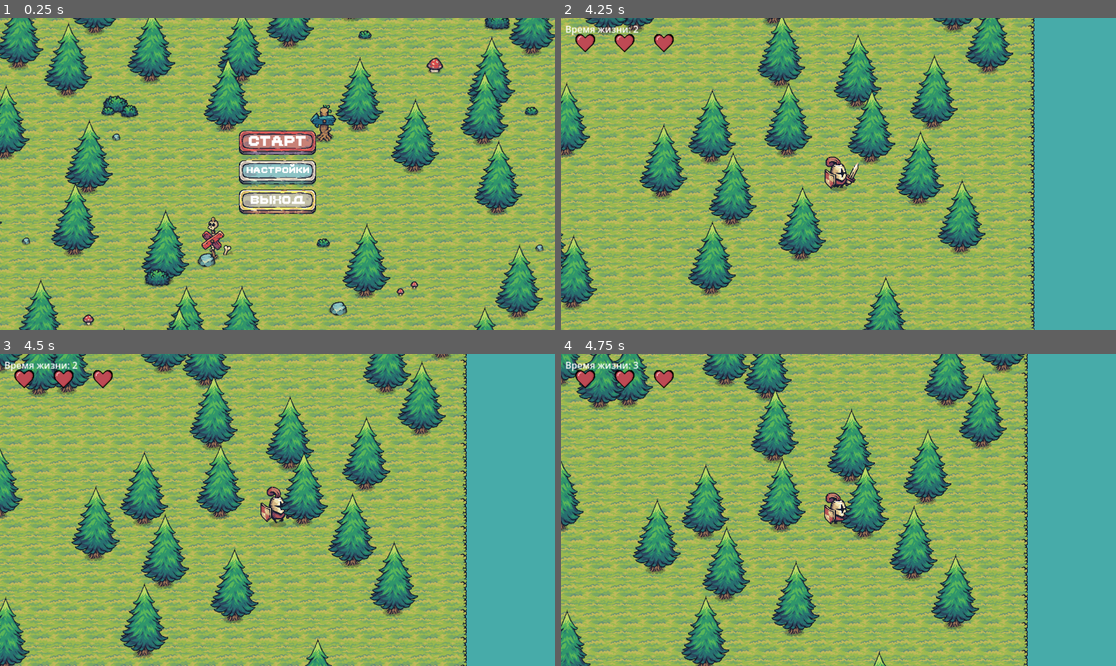
Above: before the commit, frames 1-4 (two rows, left to right).
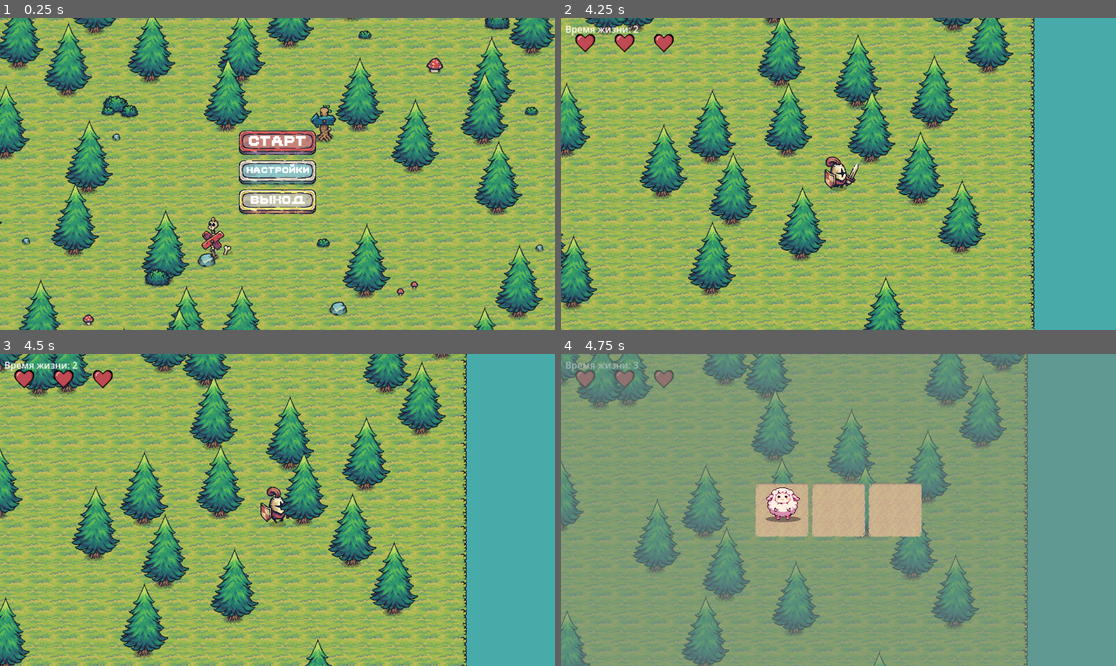
Above: after the commit, the same moments.

Repository: darkicestormteam/Fgame
Game: Godot game, scene res://scenes/mainmenu.tscn
Two runs of this game, one before a commit and one after it. Both use one fixed random seed, a clock stepped at 60 frames per second and the inputs below.
Inputs:
- Up to frame 1 (0.25 s): no input
- Up to frame 2 (4.25 s): click "старт" at 0.5 s; click "старт" at 1.25 s; hold D (move_right) 2.03-2.78 s; hold S (move_down) 2.78-3.53 s; hold D (move_right) from 3.53 s (still down)
- Up to frame 3 (4.5 s): release D (move_right) at 4.28 s; hold W (move_up) from 4.28 s (still down)
- Up to frame 4 (4.75 s): keep holding W (move_up)

Frames 1-3 are identical in both runs. In frame 4, 81% of the frame differs, in the area x 0-100%, y 0-100%.

Commit message:
update branch

Diff:
--- a/scenes/game.tscn
+++ b/scenes/game.tscn
@@ -286,8 +286,14 @@
 [node name="SheepSpawner" parent="." instance=ExtResource("8_0tnpc")]
 player_node = NodePath("../Player")
 
-[node name="Spellmenu" parent="." instance=ExtResource("6_0tnpc")]
+[node name="SpellmenuContainer" type="CanvasLayer" parent="."]
+layer = 10
+
+[node name="Spellmenu" parent="SpellmenuContainer" instance=ExtResource("6_0tnpc")]
 
 [node name="SpellTimer" type="Timer" parent="."]
+wait_time = 3.0
+one_shot = true
+autostart = true
 
 [connection signal="timeout" from="SpellTimer" to="." method="_on_spell_timer_timeout"]
--- a/script/game.gd
+++ b/script/game.gd
@@ -1,6 +1,6 @@
 extends Node2D
 
-@onready var spellmenu = $Spellmenu
+@onready var spellmenu = $SpellmenuContainer/Spellmenu
 @onready var timer = $SpellTimer
 
 func _ready() -> void:
Not shown, changed: .gitignore
